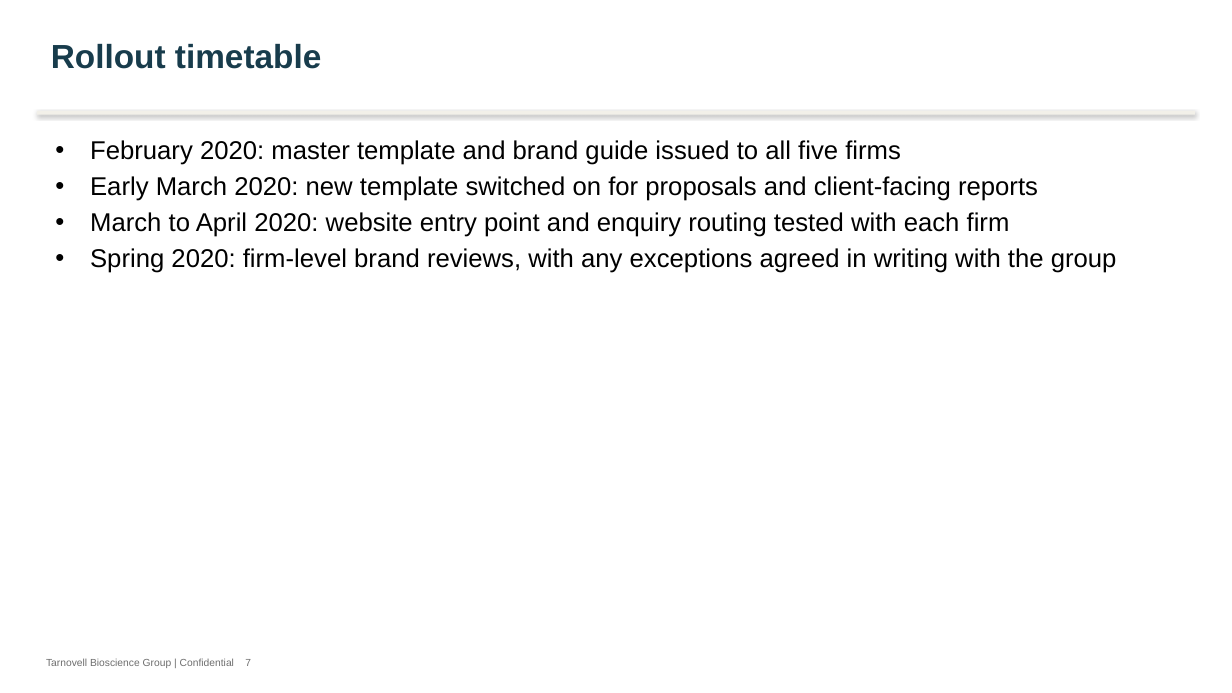
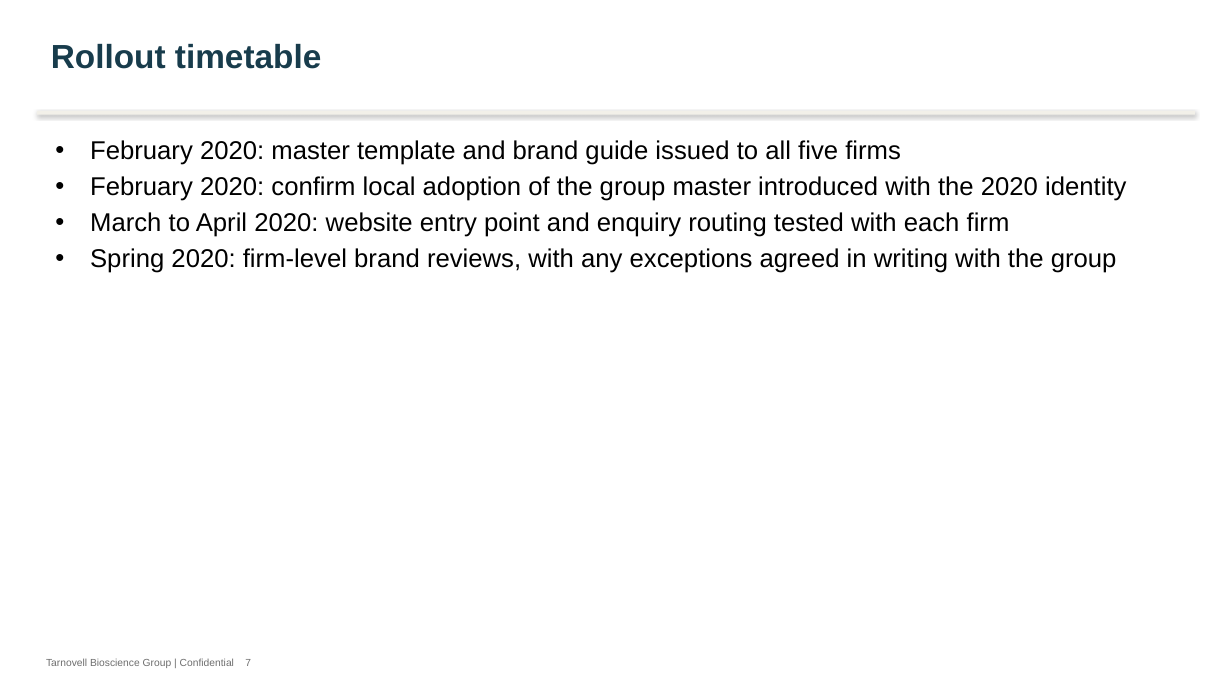
Before and after one commit to 60xAI/portco-mock-dataset, a slide deck: slide 7 of output/archive/Tarnovell_Group/Brand/Launch/2020/Tarnovell_Group_Brand_Launch_2020-02.pptx. Drawn at 1232x693 pixels with LibreOffice and Linux fonts; fonts in the diff are those of the drawing. Boxes give left, top, right and bottom in pixels: in the first picture for what was removed or moved away, otherwise in the second. Text is boxed around its words. In the diff, an @@ line names an element or a change of style, - is before the commit and + after.

```diff
--- a/output/archive/Tarnovell_Group/Brand/Launch/2020/Tarnovell_Group_Brand_Launch_2020-02.pptx
+++ b/output/archive/Tarnovell_Group/Brand/Launch/2020/Tarnovell_Group_Brand_Launch_2020-02.pptx
@@ text at [90, 176, 1126, 201]: text changed @@
-• Early March 2020: new template switched on for proposals and client-facing reports
+• February 2020: confirm local adoption of the group master introduced with the 2020 identity
```
Also in this commit, not shown: 4 other slides changed, 1 other file.
